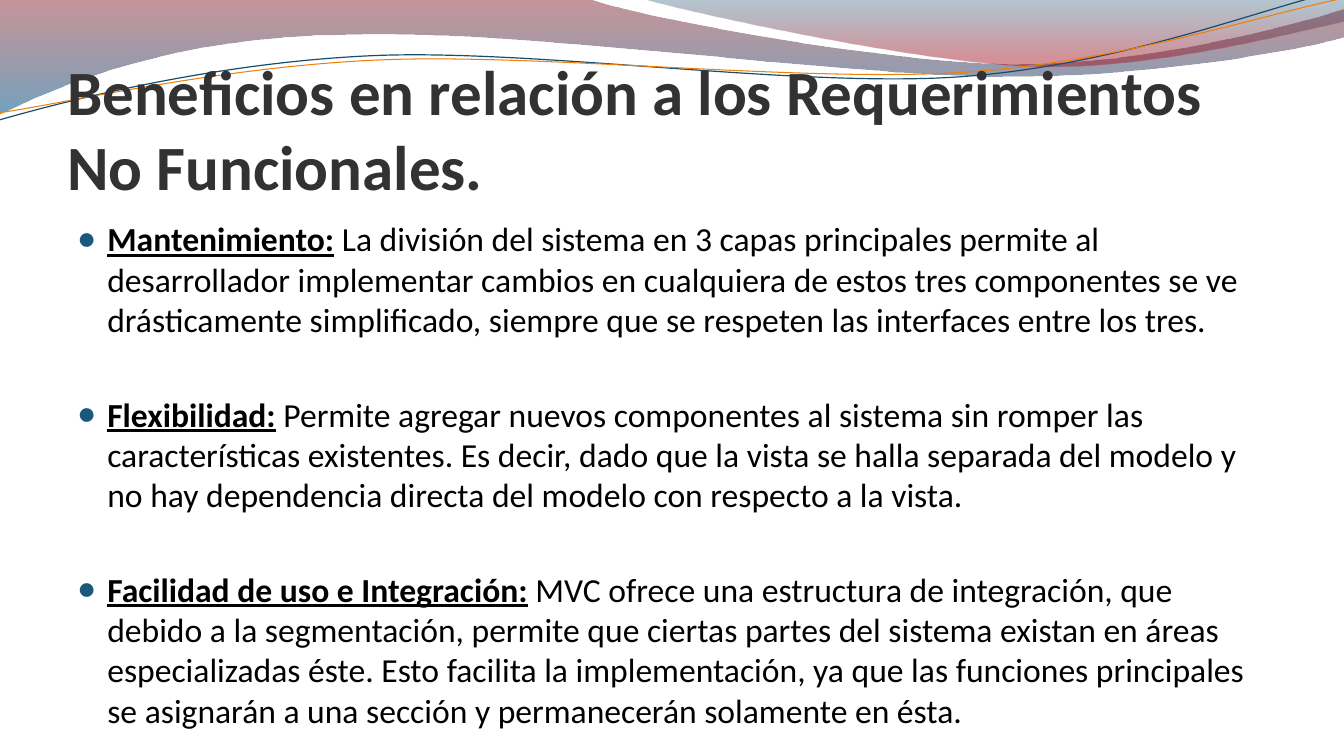
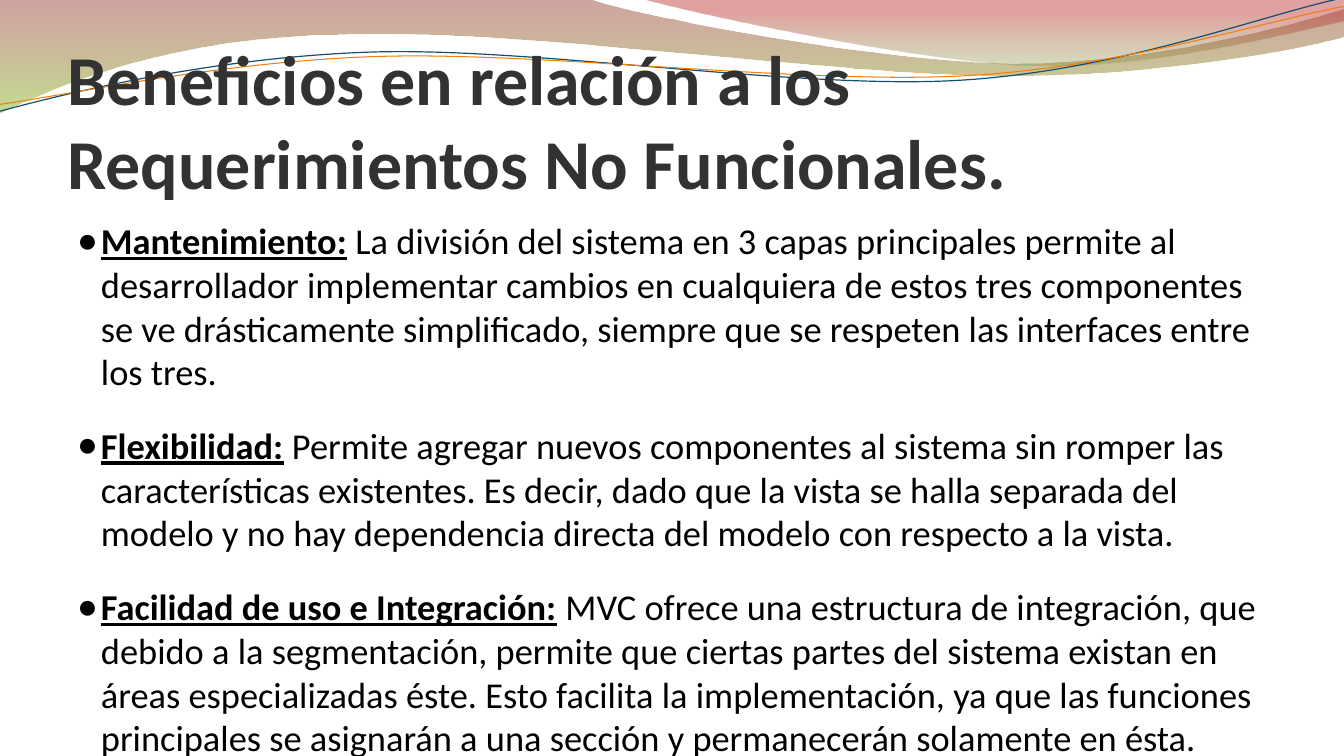
Before and after one commit to jerebenitez/2017-UNC-IngSoft-cmd, a slide deck: slide 16 of docs/Pesentación.pptx (slide 15 before the commit). Drawn at 1344x756 pixels with LibreOffice and Linux fonts; fonts in the diff are those of the drawing; background and template pictures are left out. Boxes give left, top, right and bottom in pixels: in the first picture for what was removed or moved away, otherwise in the second. Text is boxed around its words. In the diff, an @@ line names an element or a change of style, - is before the commit and + after.

```diff
--- a/docs/Pesentación.pptx
+++ b/docs/Pesentación.pptx
@@ freeform shape at [0, 0, 1344, 114]: fill gradient #7E1621 to #005689 to gradient #973330 to #95C238; outline redrawn @@
@@ freeform shape: place and size @@
-freeform shape at [0, 0, 1344, 125]
+freeform shape at [0, 0, 1344, 118]
@@ freeform shape at [0, 0, 1344, 118]: outline #184E6D 0.85 pt to #174D6D 0.85 pt @@
@@ freeform shape: place and size @@
-freeform shape at [0, 0, 1344, 120]
+freeform shape at [0, 6, 1344, 113]
@@ freeform shape at [0, 6, 1344, 113]: outline #F07F09 0.75 pt to #F07F09 0.74 pt @@
@@ freeform shape at [644, 0, 1344, 70]: fill gradient #094467 to #A10F1F to gradient #769537 to #BE3330; outline redrawn @@
@@ text "Beneficios en relación a los ..." at [67, 47, 1006, 200]: size 45 to 50 pt @@
@@ text "Mantenimiento: La división del sistema ..." at [101, 228, 1255, 714]: size 24.1 to 26 pt; indent changed; less space between paragraphs @@
```
Also in this commit, not shown: 23 other slides changed, 1 slide added.
